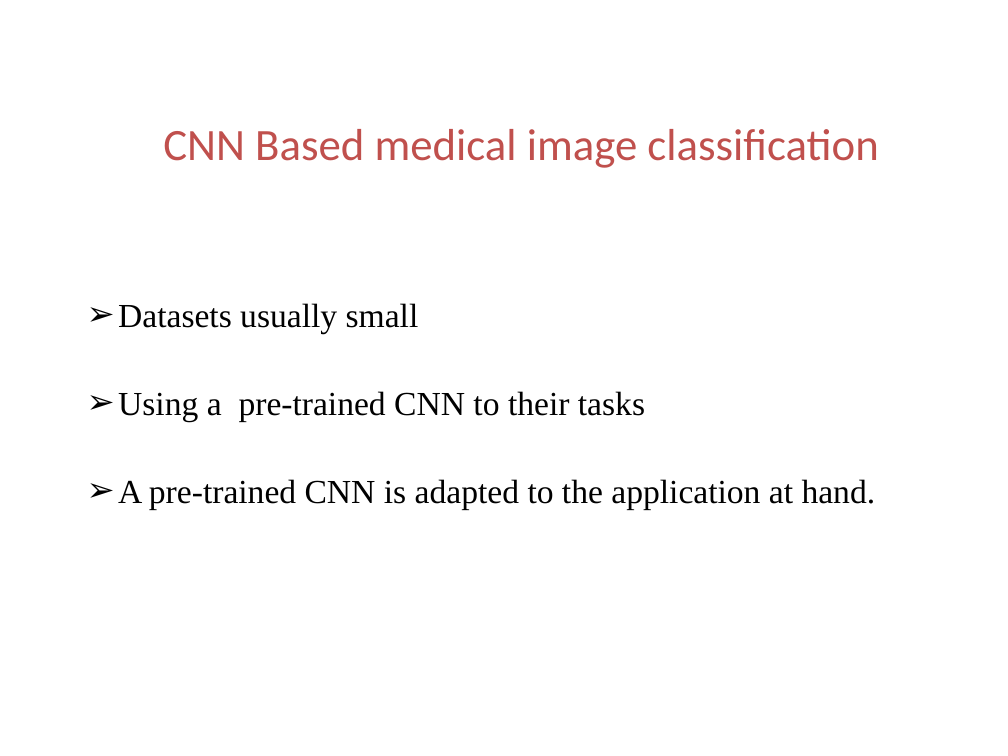
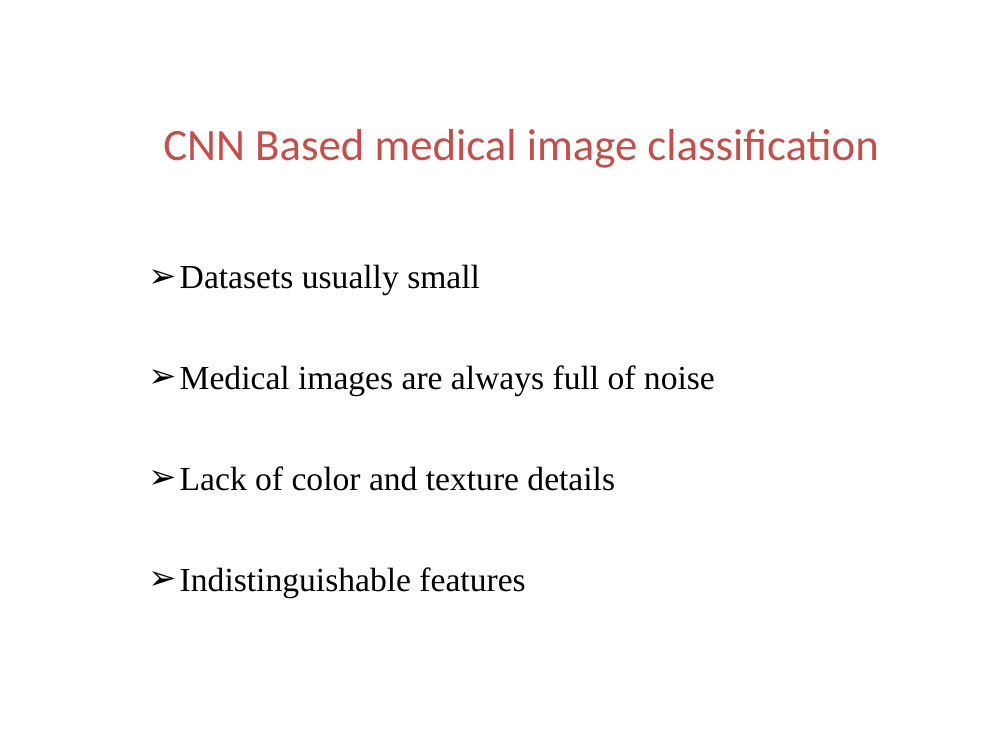
Before and after one commit to ttomchy/CV_2Project, a slide deck: slide 35 of presentation.pptx (slide 36 before the commit). Drawn at 1008x756 pixels with LibreOffice and Linux fonts; fonts in the diff are those of the drawing; background and template pictures are left out. Boxes give left, top, right and bottom in pixels: in the first picture for what was removed or moved away, otherwise in the second. Text is boxed around its words. In the diff, an @@ line names an element or a change of style, - is before the commit and + after.

```diff
--- a/presentation.pptx
+++ b/presentation.pptx
@@ text "Datasets usually small": place and size @@
-text "Datasets usually small" at [118,303,876,510]
+text "Datasets usually small" at [180,264,715,597]
@@ text at [180,365,715,597]: text changed @@
-➢ Using a pre-trained CNN to their tasks
-➢ A pre-trained CNN is adapted to the application at hand.
+➢ Medical images are always full of noise
+➢ Lack of color and texture details
+➢ Indistinguishable features
```
Also in this commit, not shown: 5 other slides changed, 1 slide removed.
